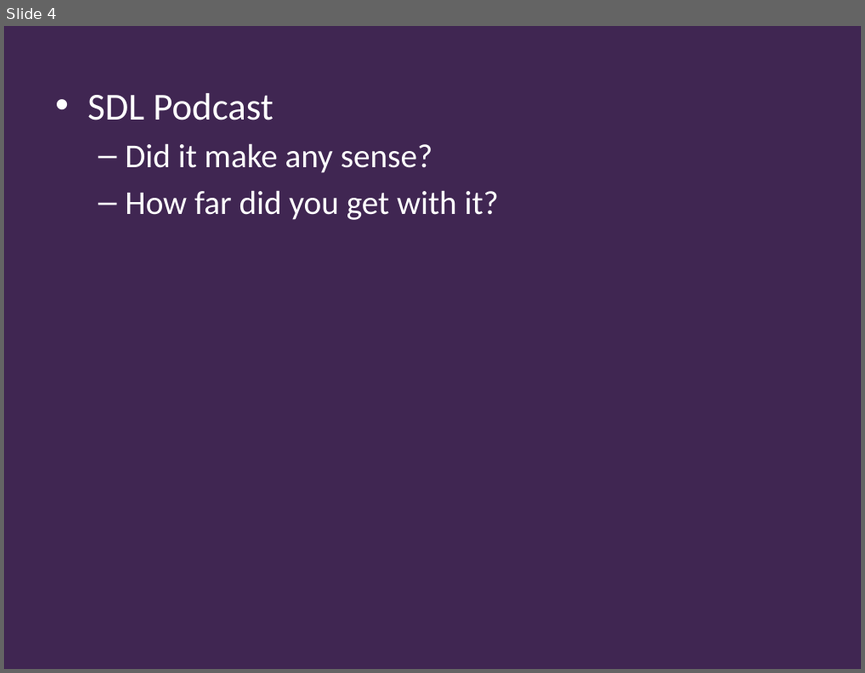
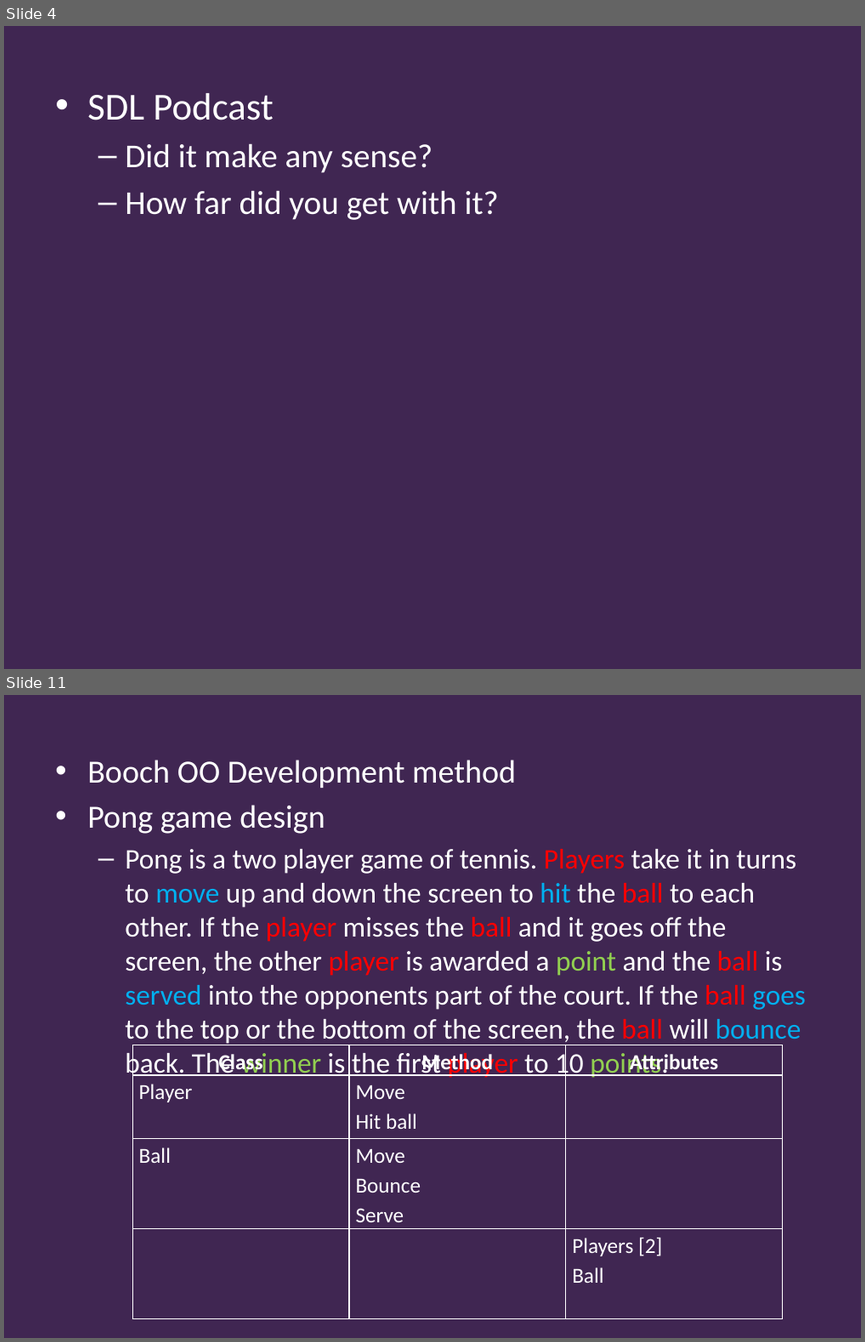
Before and after one commit to Falmouth-Games-Academy/ba-course-materials, a slide deck: GAM340/05/programming/2019-20-GAM340-05-programming-workshop.pptx. Shown one above the other, each under a label of ours: slide 4 before the commit, slides 4 and 11 after it; the slides between them are not shown. The pictures are 865x673 and 865x1342 pixels, drawn with LibreOffice and Linux fonts; fonts in the diff are those of the drawing; background and template pictures are left out. Boxes give left, top, right and bottom in pixels: in the first picture for what was removed or moved away, otherwise in the second. Text is boxed around its words. In the diff, an @@ line names an element or a change of style, - is before the commit and + after.

Commit message:
GA<340W5-pong WiP

```diff
--- a/GAM340/05/programming/2019-20-GAM340-05-programming-workshop.pptx
+++ b/GAM340/05/programming/2019-20-GAM340-05-programming-workshop.pptx
@@ slide 11 added at (4, 695, 861, 1338), background #402652 @@
@@ text added at (87, 760, 806, 1080), 23.8 pt, text #FFFFFF @@
+• Booch OO Development method
+• Pong game design
+  – Pong is a two player game of tennis. Players take it in turns to move up and down the screen to hit the ball to each other. If the player misses the ball and it goes off the screen, the other player is awarded a point and the ball is served into the opponents part of the court. If the ball goes to the top or the bottom of the screen, the ball will bounce back. The winner is the first player to 10 points.
@@ table added at (132, 1044, 783, 1310), 4 rows, 3 columns @@
+Class | Method | Attributes
+Player | Move / Hit ball | 
+Ball | Move / Bounce / Serve | 
+ |  | Players [2] / Ball
```
Also in this commit, not shown: 2 slides changed, 12 other slides added, 18 other files.
